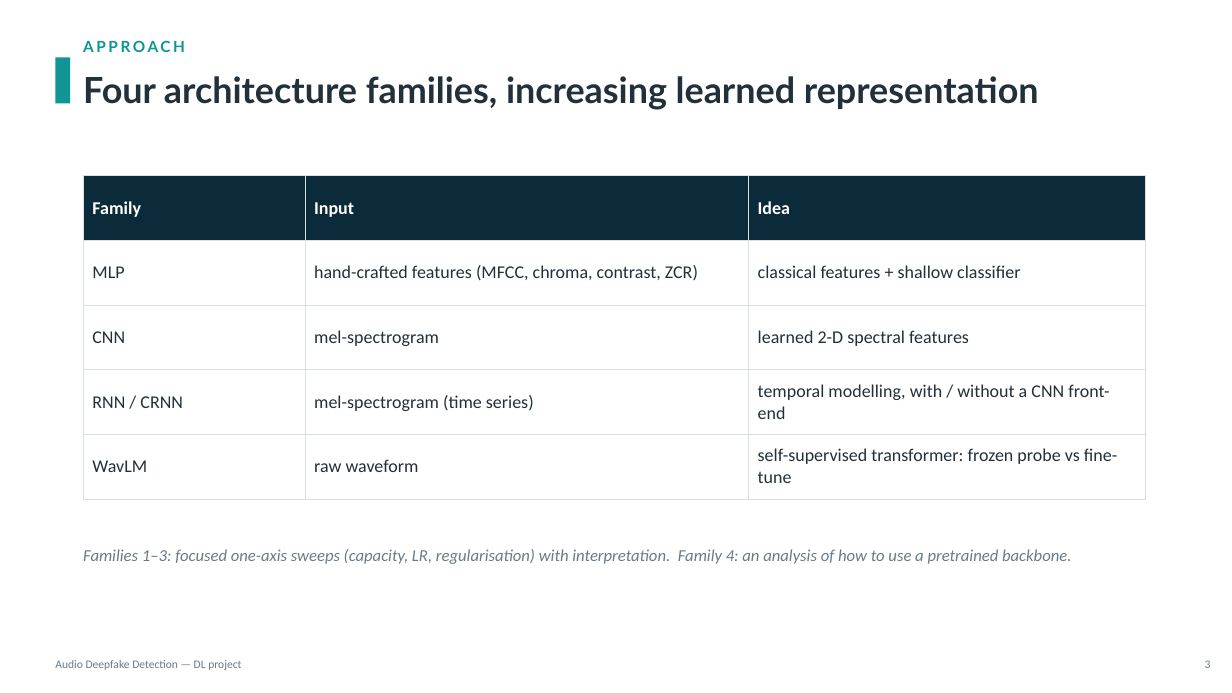
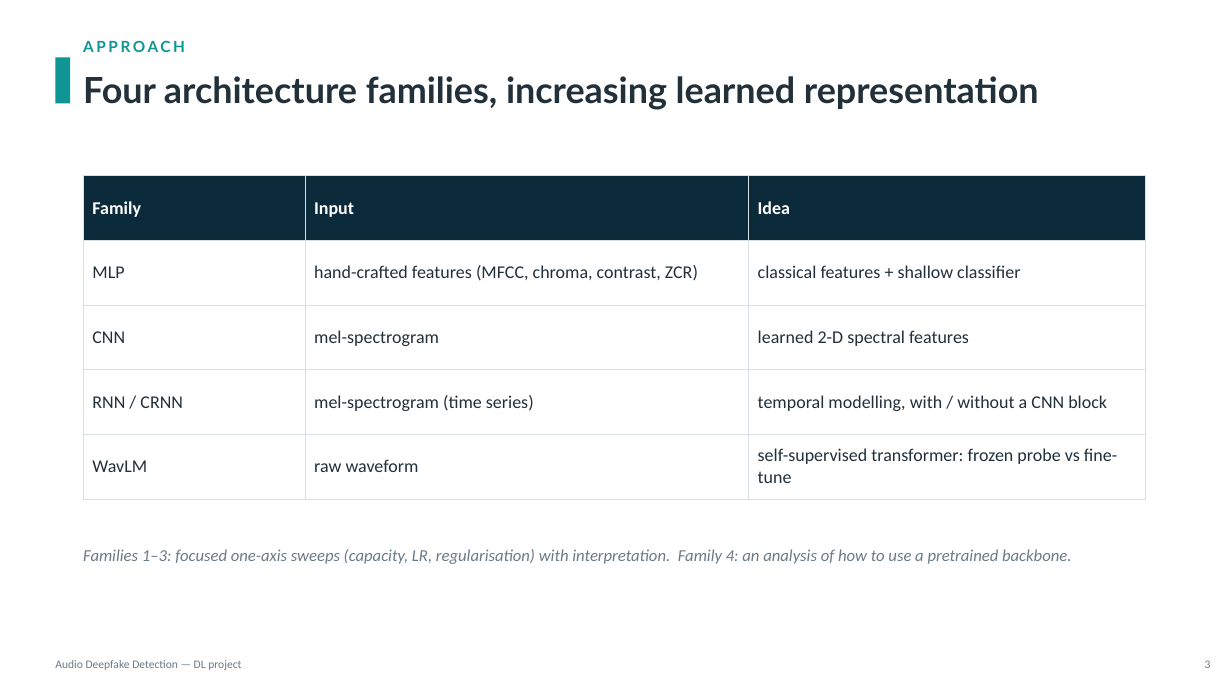
Before and after one commit to KonstaninosKaimakis/audio-deepfake-detection-DL, a slide deck: slide 3 of presentation.pptx. Drawn at 1232x693 pixels with LibreOffice and Linux fonts; fonts in the diff are those of the drawing. Boxes give left, top, right and bottom in pixels: in the first picture for what was removed or moved away, otherwise in the second. Text is boxed around its words. In the diff, an @@ line names an element or a change of style, - is before the commit and + after.

```diff
--- a/presentation.pptx
+++ b/presentation.pptx
@@ table at (x1=83, y1=176, x2=1146, y2=487) @@
-row 4, column 3: temporal modelling, with / without a CNN front-end
+row 4, column 3: temporal modelling, with / without a CNN block
```
Also in this commit, not shown: 7 other slides changed, 1 slide added, 1 other file.
